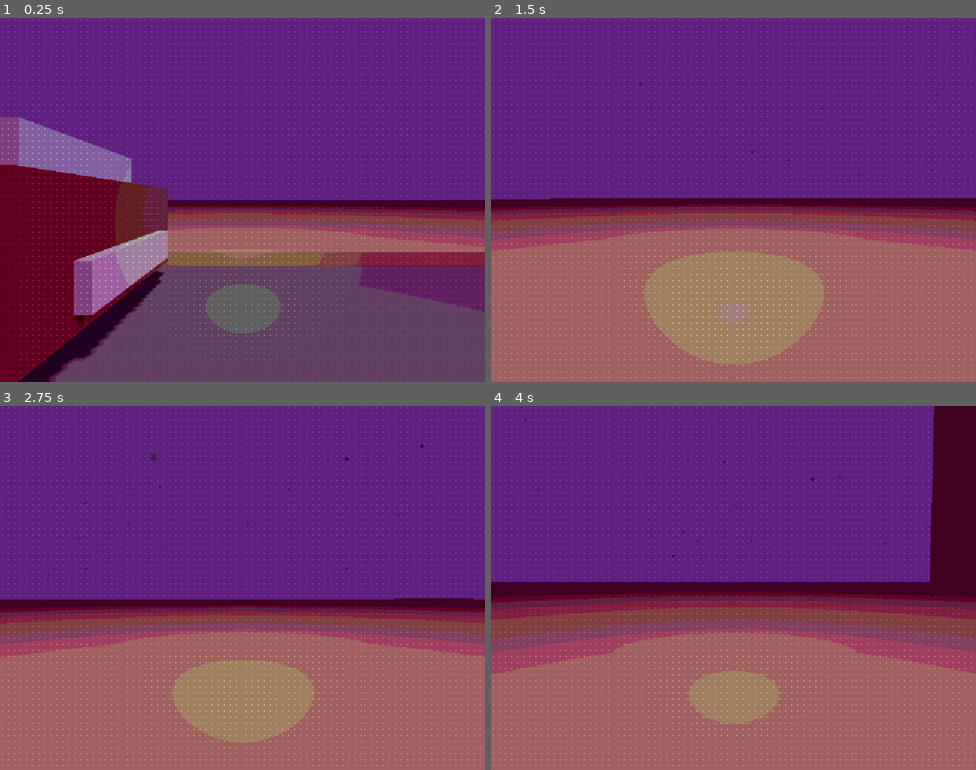
Above: before the commit, frames 1-4 (two rows, left to right).
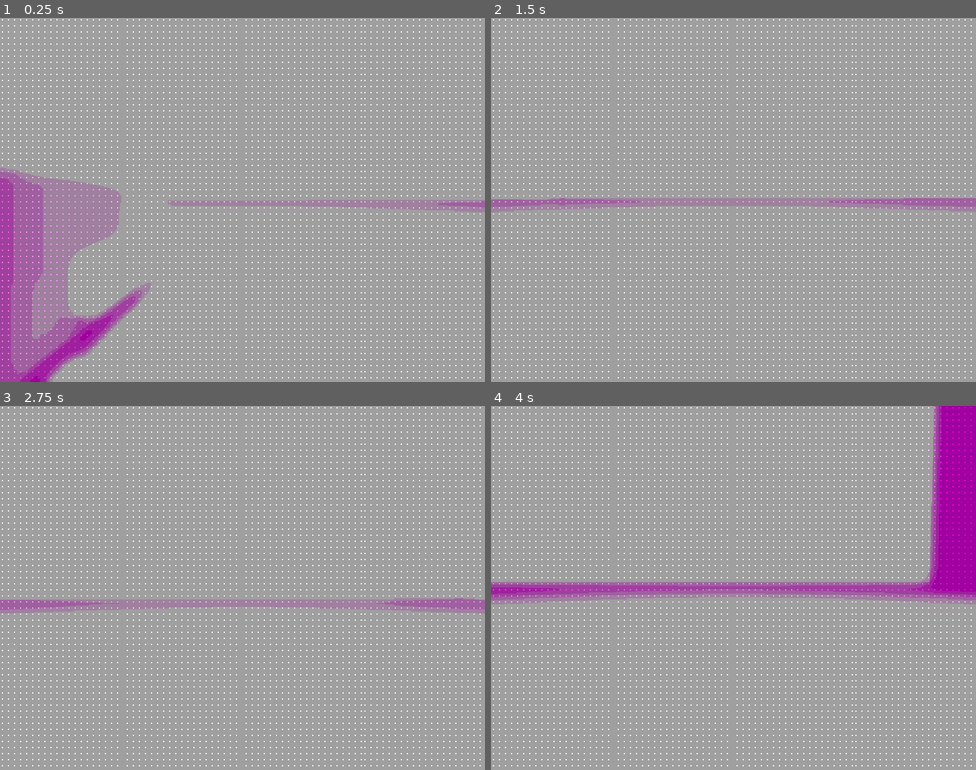
Above: after the commit, the same moments.

Repository: enedee/exploration_game
Game: Godot game, scene res://levels/entrance.tscn
Same seed, same stepped clock (60 frames per second), same inputs: the game is played once before the commit and once after it. Before the commit the project starts from res://levels/parking_lot.tscn.
Inputs (mouse positions are in pixels of both pictures, inside the frame that each line leads up to):
- Up to frame 1 (0.25 s): no input
- Up to frame 2 (1.5 s): tap Enter at 0.5 s; move the mouse to (757, 200) at 0.52 s; hold W (up) from 0.53 s (still down); tap Space (jump) at 0.77 s; move the mouse to (709, 200) at 1.27 s
- Up to frame 3 (2.75 s): keep holding W (up); tap Space (jump) at 1.52 s; move the mouse to (252, 580) at 2.02 s
- Up to frame 4 (4 s): keep holding W (up); move the mouse to (728, 595) at 2.77 s; tap Space (jump) at 3.02, 3.77 s; move the mouse to (767, 591) at 3.52 s

The runs differ from the first frame. In frame 1, 100% of the frame differs, in the area x 0-100%, y 0-100%; in frame 2, 100%; in frame 3, 100%; in frame 4, 100%.

Commit message:
level transitions setup

Diff:
--- a/levels/parking_lot.tscn
+++ b/levels/entrance.tscn
@@ -13,7 +13,9 @@
 ambient_light_energy = 1.86
 tonemap_mode = 2
 glow_enabled = true
-glow_intensity = 0.11
+glow_normalized = true
+glow_intensity = 4.0
+glow_bloom = 1.0
 fog_enabled = true
 fog_light_color = Color(0.281954, 0.0102405, 0.194884, 1)
 fog_density = 0.0671
@@ -71,7 +73,11 @@
 [sub_resource type="ConcavePolygonShape3D" id="ConcavePolygonShape3D_8epwq"]
 data = PackedVector3Array(-1.5, 0.75, 2.5, 1.5, 0.75, 2.5, -1.5, -0.75, 2.5, 1.5, 0.75, 2.5, 1.5, -0.75, 2.5, -1.5, -0. …(536 unchanged characters)…
 
+[sub_resource type="StandardMaterial3D" id="StandardMaterial3D_xduma"]
+albedo_color = Color(0.57, 0.304665, 0.2451, 1)
+
 [sub_resource type="BoxMesh" id="BoxMesh_4rl7n"]
+material = SubResource("StandardMaterial3D_xduma")
 size = Vector3(200, 900, 200)
 
 [node name="Node3D" type="Node3D"]
--- a/project.godot
+++ b/project.godot
@@ -11,7 +11,7 @@
 [application]
 
 config/name="Megabuilding_Climb"
-run/main_scene="res://levels/parking_lot.tscn"
+run/main_scene="res://levels/entrance.tscn"
 config/features=PackedStringArray("4.3", "Forward Plus")
 config/icon="res://icon.svg"
 
Not shown: 1 places in levels/entrance.tscn that only renumber resources
